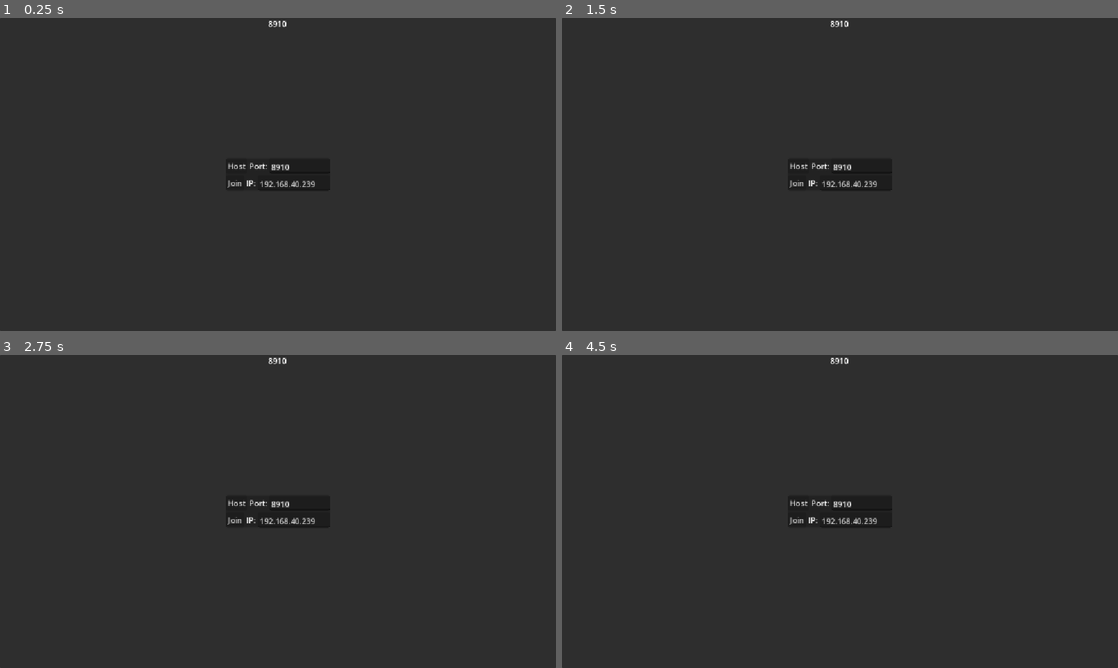
Above: before the commit, frames 1-4 (two rows, left to right).
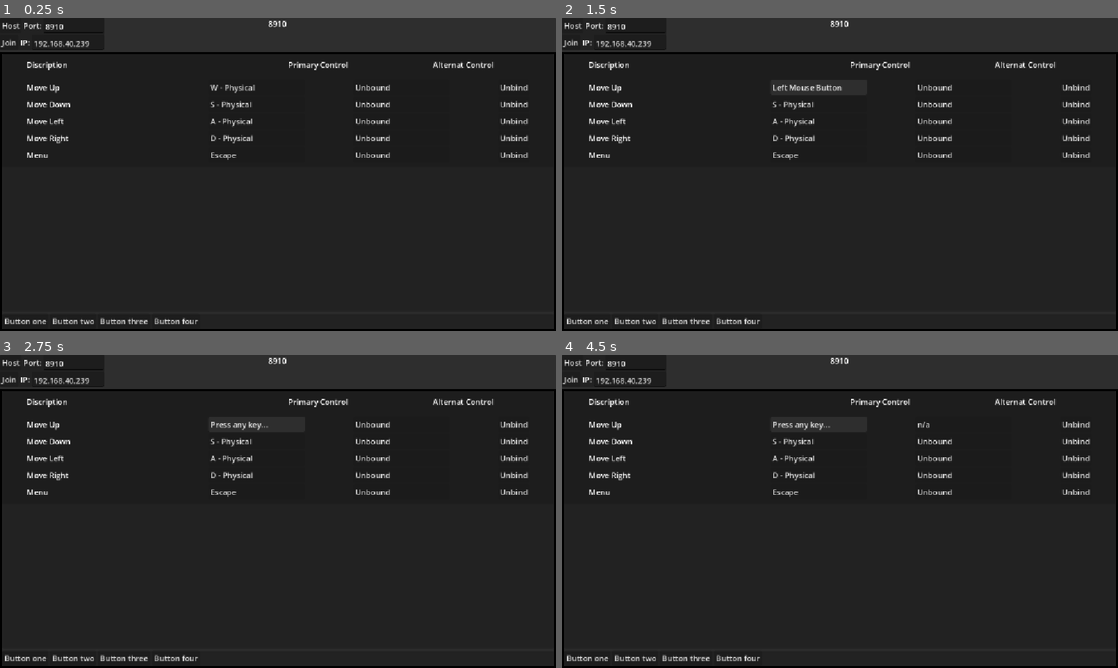
Above: after the commit, the same moments.

Repository: jonsean/defence-2d
Game: Godot game, scene res://Scenes/main.tscn
Same seed, same stepped clock (60 frames per second), same inputs: the game is played once before the commit and once after it.
Inputs (mouse positions are in pixels of both pictures, inside the frame that each line leads up to):
- Up to frame 1 (0.25 s): no input
- Up to frame 2 (1.5 s): click (817, 86) at 0.5 s, where only the run after the commit has a clickable "W - Physical"; click (817, 86) at 1.25 s, where only the run after the commit has a clickable "Press any key..."
- Up to frame 3 (2.75 s): click (255, 423) at 2 s, where only the run after the commit has a clickable "Left Mouse Button"
- Up to frame 4 (4.5 s): click (962, 423) at 2.75 s, where only the run after the commit has a clickable "Unbound"; click (1073, 423) at 3.5 s, where only the run after the commit has a clickable "Unbind"; click (817, 423) at 4.25 s, where only the run after the commit has a clickable "n/a"

The runs differ from the first frame. In frame 1, 4.4% of the frame differs, in the area x 0-100%, y 1-100%; in frame 2, 4.5%; in frame 3, 4.4%; in frame 4, 4.4%.

Commit message:
Key bindings menu added

Diff:
--- a/Scenes/main.gd
+++ b/Scenes/main.gd
@@ -7,6 +7,10 @@
 
 @onready var menu: Control = $UI/MainMenu
 @onready var players_container: Node = $World/Players
+
+func _input(event: InputEvent) -> void:
+	if event.is_action_pressed("Menu"):
+		%MainMenu.visible = !%MainMenu.visible
 
 func _ready() -> void:
 	%PortLabel.text = str(PORT)
--- a/Scenes/main.tscn
+++ b/Scenes/main.tscn
@@ -11,6 +11,7 @@
 [node name="UI" type="CanvasLayer" parent="." unique_id=1822617330]
 
 [node name="MainMenu" parent="UI" unique_id=394735473 instance=ExtResource("3_8gbba")]
+unique_name_in_owner = true
 
 [node name="PortLabel" type="Label" parent="UI" unique_id=1319026472]
 unique_name_in_owner = true
--- a/Scenes/menu_scenes/main_menu.tscn
+++ b/Scenes/menu_scenes/main_menu.tscn
@@ -1,6 +1,7 @@
 [gd_scene format=3 uid="uid://uenih8y1wy5t"]
 
 [ext_resource type="PackedScene" uid="uid://b3bygaw66r730" path="res://Scenes/menu_scenes/join_host_menu.tscn" id="1_sjkk1"]
+[ext_resource type="PackedScene" uid="uid://dc8d23t6j6x8s" path="res://Scenes/menu_scenes/key_bind_panel.tscn" id="2_b0pqn"]
 
 [node name="MainMenu" type="Control" unique_id=394735473]
 layout_mode = 3
@@ -18,5 +19,13 @@
 grow_horizontal = 2
 grow_vertical = 2
 
-[node name="JoinHostMenu" parent="PanelContainer" unique_id=261696271 instance=ExtResource("1_sjkk1")]
+[node name="VBoxContainer" type="VBoxContainer" parent="PanelContainer" unique_id=924863585]
 layout_mode = 2
+
+[node name="JoinHostMenu" parent="PanelContainer/VBoxContainer" unique_id=261696271 instance=ExtResource("1_sjkk1")]
+layout_mode = 2
+size_flags_horizontal = 0
+size_flags_vertical = 0
+
+[node name="KeyBindPanel" parent="PanelContainer/VBoxContainer" unique_id=446438342 instance=ExtResource("2_b0pqn")]
+layout_mode = 2
--- a/project.godot
+++ b/project.godot
@@ -50,6 +50,11 @@
 "events": [Object(InputEventKey,"resource_local_to_scene":false,"resource_name":"","device":-1,"window_id":0,"alt_press …(192 unchanged characters)…
 ]
 }
+Menu={
+"deadzone": 0.2,
+"events": [Object(InputEventKey,"resource_local_to_scene":false,"resource_name":"","device":-1,"window_id":0,"alt_pressed":false,"shift_pressed":false,"ctrl_pressed":false,"meta_pressed":false,"pressed":false,"keycode":0,"physical_keycode":4194305,"key_label":0,"unicode":0,"location":0,"echo":false,"script":null)
+]
+}
 
 [physics]
 
